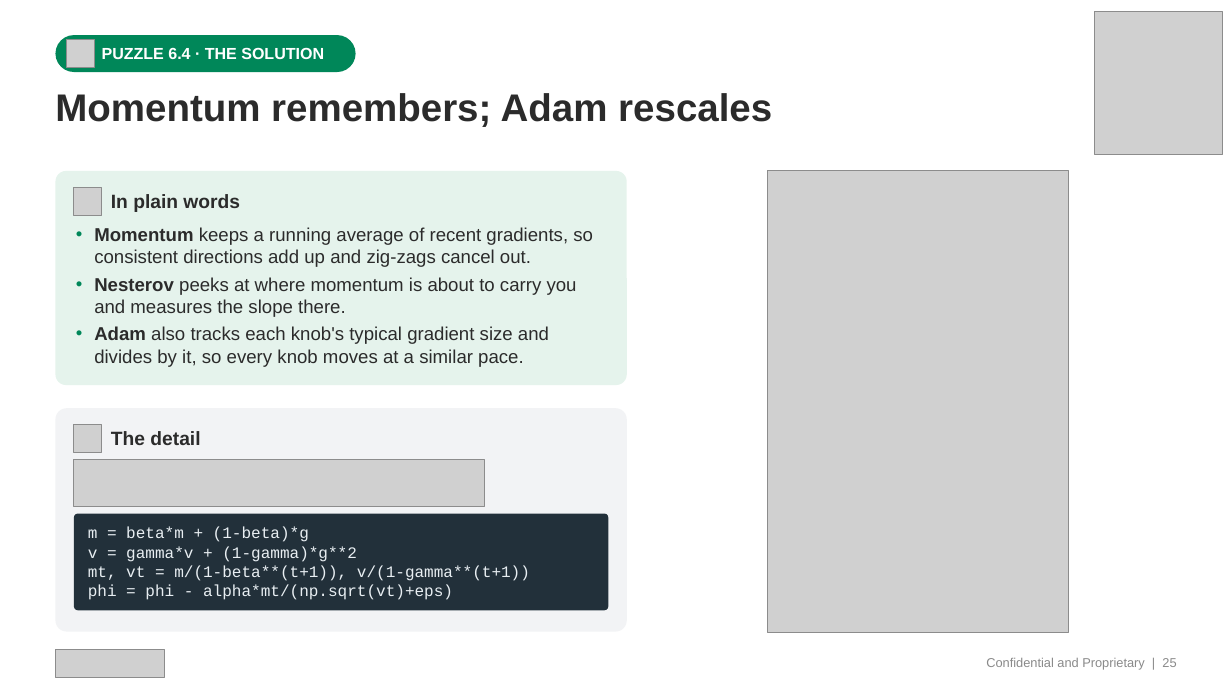
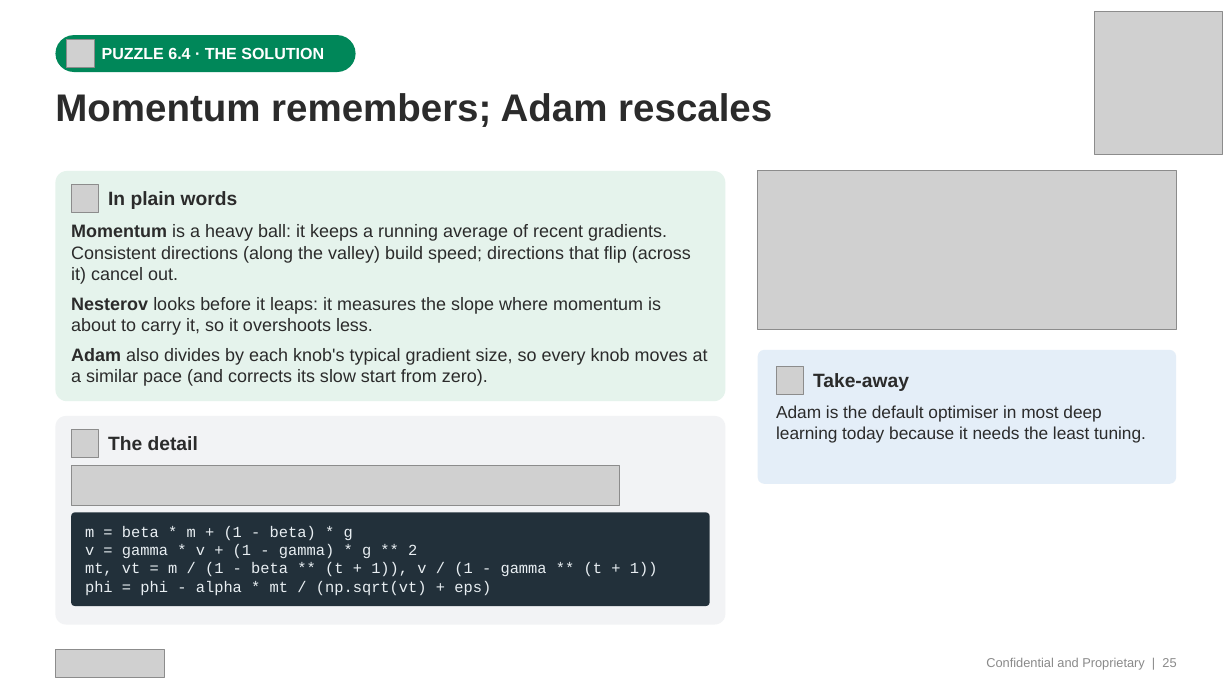
Before and after one commit to transitionbio/udl-ch1-8-tutorial, a slide deck: slide 25 of slides/TBio_UDL_Ch1-8_OneHour.pptx. Drawn at 1232x693 pixels with LibreOffice and Linux fonts; fonts in the diff are those of the drawing; grey boxes stand for pictures. Boxes give left, top, right and bottom in pixels: in the first picture for what was removed or moved away, otherwise in the second. Text is boxed around its words. In the diff, an @@ line names an element or a change of style, - is before the commit and + after.

```diff
--- a/slides/TBio_UDL_Ch1-8_OneHour.pptx
+++ b/slides/TBio_UDL_Ch1-8_OneHour.pptx
@@ rounded rectangle: place and size @@
-rounded rectangle at [55, 171, 627, 385]
+rounded rectangle at [55, 171, 726, 401]
@@ picture: place and size @@
-picture at [768, 171, 1068, 633]
+picture at [758, 171, 1177, 330]
@@ text at [71, 224, 708, 386]: text changed; size 14.5 to 14 pt @@
-• Momentum keeps a running average of recent gradients, so consistent directions add up and zig-zags cancel out.
-• Nesterov peeks at where momentum is about to carry you and measures the slope there.
-• Adam also tracks each knob's typical gradient size and divides by it, so every knob moves at a similar pace.
+Momentum is a heavy ball: it keeps a running average of recent gradients. Consistent directions (along the valley) build speed; directions that flip (across it) cancel out.
+Nesterov looks before it leaps: it measures the slope where momentum is about to carry it, so it overshoots less.
+Adam also divides by each knob's typical gradient size, so every knob moves at a similar pace (and corrects its slow start from zero).
@@ rounded rectangle added at [758, 350, 1177, 484], fill #E4EEF8 @@
@@ picture added at [776, 367, 804, 395] @@
@@ text added at [813, 373, 909, 391], 15 pt, text #2B2B2B, bold @@
+Take-away
@@ rounded rectangle: place and size @@
-rounded rectangle at [55, 409, 627, 632]
+rounded rectangle at [55, 416, 726, 625]
@@ text added at [776, 405, 1146, 443], 13.5 pt, text #2B2B2B @@
+Adam is the default optimiser in most deep learning today because it needs the least tuning.
@@ picture: place and size @@
-picture at [74, 425, 102, 453]
+picture at [71, 430, 99, 457]
@@ text "The detail": place and size @@
-text "The detail" at [111, 431, 200, 445]
+text "The detail" at [108, 436, 198, 450]
@@ picture: place and size @@
-picture at [74, 460, 484, 506]
+picture at [71, 465, 619, 505]
@@ rounded rectangle: place and size @@
-rounded rectangle at [74, 514, 608, 611]
+rounded rectangle at [71, 513, 710, 606]
@@ text at [85, 526, 658, 595]: text changed; size 12.5 to 12 pt @@
-m = beta*m + (1-beta)*g
-v = gamma*v + (1-gamma)*g**2
-mt, vt = m/(1-beta**(t+1)), v/(1-gamma**(t+1))
-phi = phi - alpha*mt/(np.sqrt(vt)+eps)
+m = beta * m + (1 - beta) * g
+v = gamma * v + (1 - gamma) * g ** 2
+mt, vt = m / (1 - beta ** (t + 1)), v / (1 - gamma ** (t + 1))
+phi = phi - alpha * mt / (np.sqrt(vt) + eps)
```
Also in this commit, not shown: 23 other slides changed, 1 other file.
